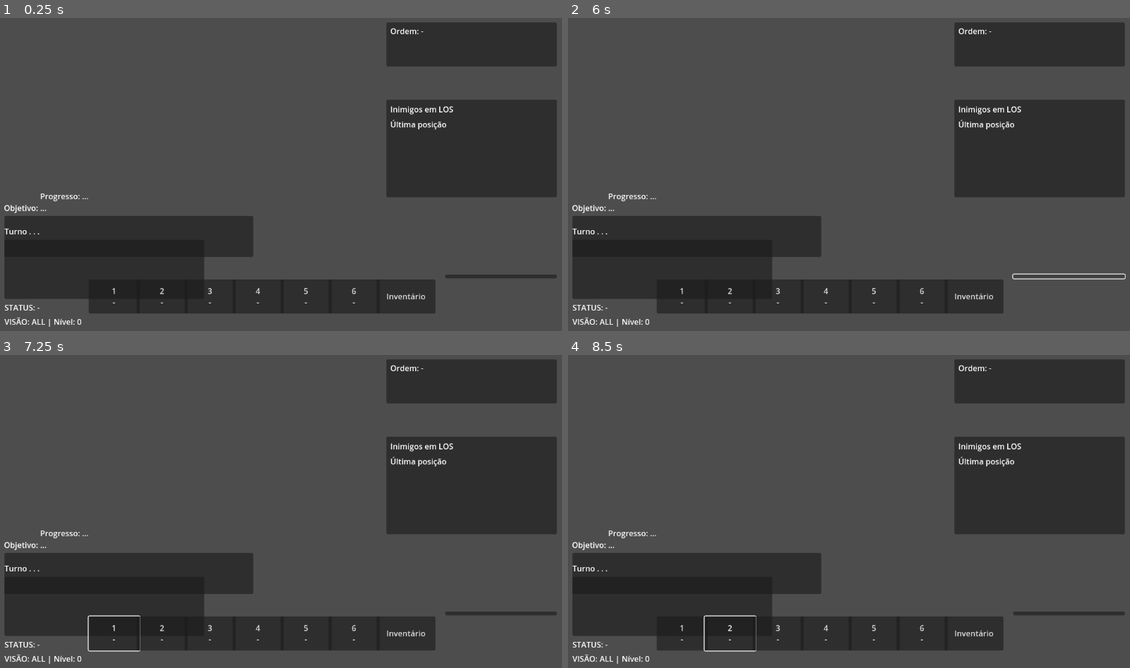
Above: before the commit, frames 1-4 (two rows, left to right).
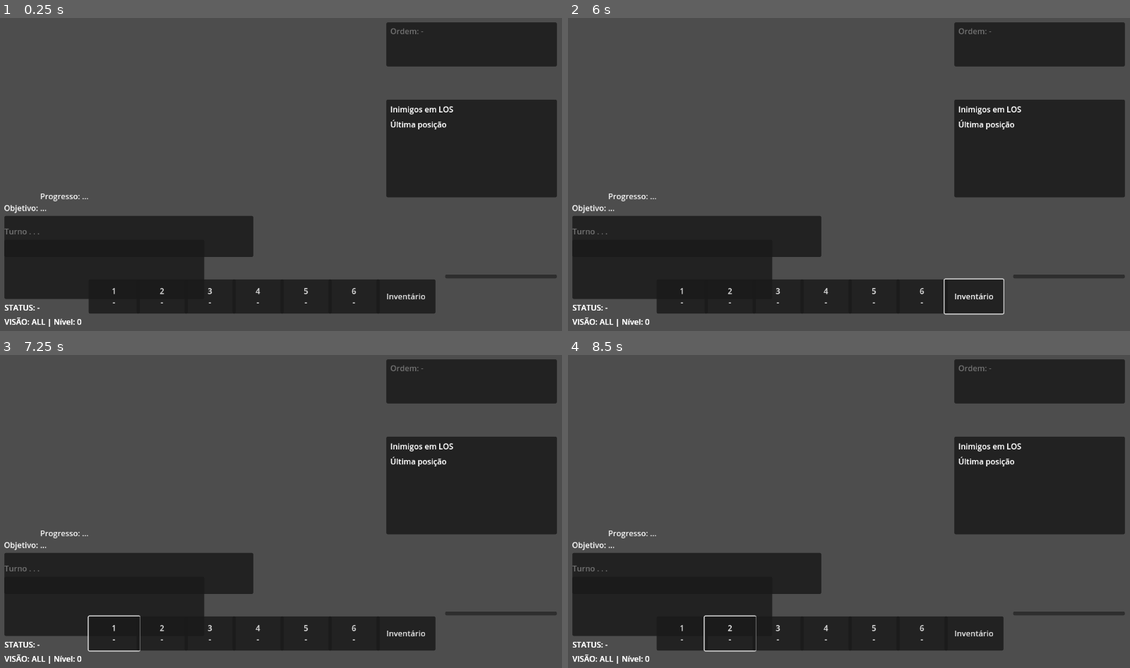
Above: after the commit, the same moments.

Repository: andrecc2507/JOGO
Game: Godot game, scene res://scene/tactical_battle.tscn
The game is run twice, just before and just after one commit, with the same random seed, the same clock (stepped at 60 frames per second) and the same inputs. This scene is started directly instead of the project's main scene. The engine's default icon, where the game draws it, is replaced by a stand-in: a white triangle on a blue panel in a dark square.
Inputs (mouse positions are in pixels of both pictures, inside the frame that each line leads up to):
- Up to frame 1 (0.25 s): no input
- Up to frame 2 (6 s): click "1 -" at 0.5 s; click "2 -" at 1.25 s; click "3 -" at 2 s; click "4 -" at 2.75 s; click "5 -" at 3.5 s; click "6 -" at 4.25 s; click "Inventário" at 5 s; click (1068, 277) at 5.75 s
- Up to frame 3 (7.25 s): tap Enter at 6.5 s; move the mouse to (404, 495) at 6.52 s; hold Right from 6.53 s (still down); tap Tab at 6.6 s; click (404, 495) at 6.67 s
- Up to frame 4 (8.5 s): release Right at 7.25 s; tap Space at 7.25 s; drag from (736, 527) to (820, 574) at 7.27 s; tap Enter at 8 s; move the mouse to (905, 442) at 8.02 s; hold Right from 8.03 s (still down); tap Keypad Enter at 8.1 s

The runs differ from the first frame. In frame 1, 0.2% of the frame differs, in the area x 0-76%, y 3-99%; in frame 2, 0.6%, in the area x 0-100%, y 3-99%; in frame 3, 0.2%; in frame 4, 0.2%.

Commit message:
Update tactical_battle.tscn

Diff:
--- a/scene/tactical_battle.tscn
+++ b/scene/tactical_battle.tscn
@@ -15,6 +15,7 @@
 albedo_color = Color(0.003019409, 0.15224728, 0, 1)
 
 [node name="TacticalBattle" type="Node3D"]
+script = ExtResource("1_wp4xf")
 
 [node name="CameraRig" type="Node3D" parent="."]
 script = ExtResource("4_camera")
